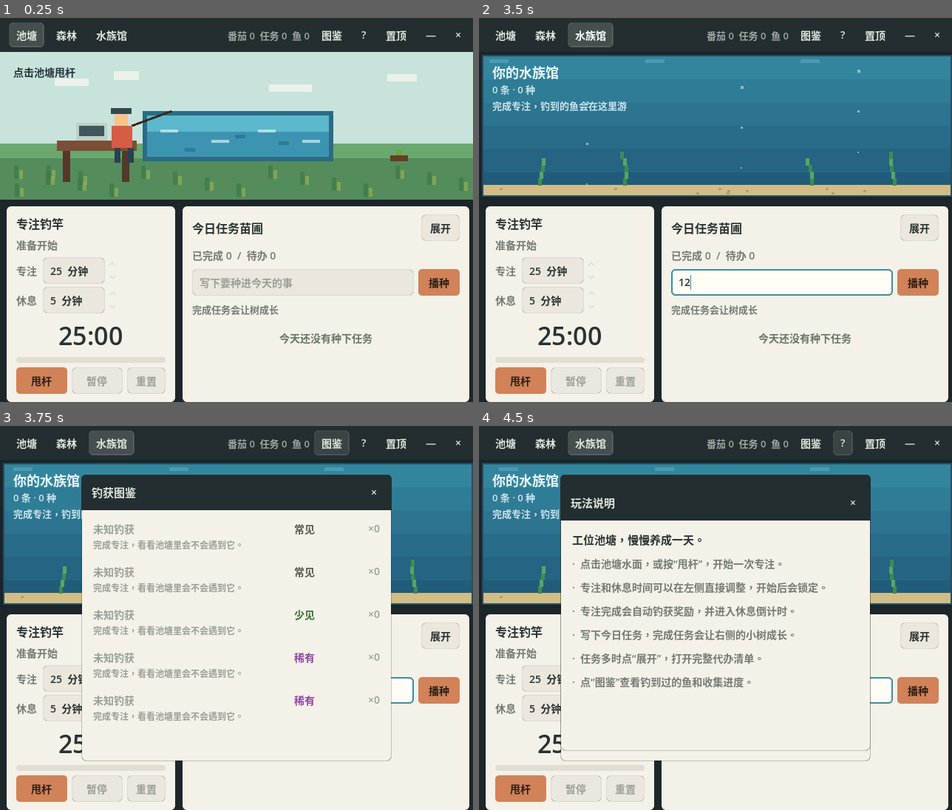
Above: before the commit, frames 1-4 (two rows, left to right).
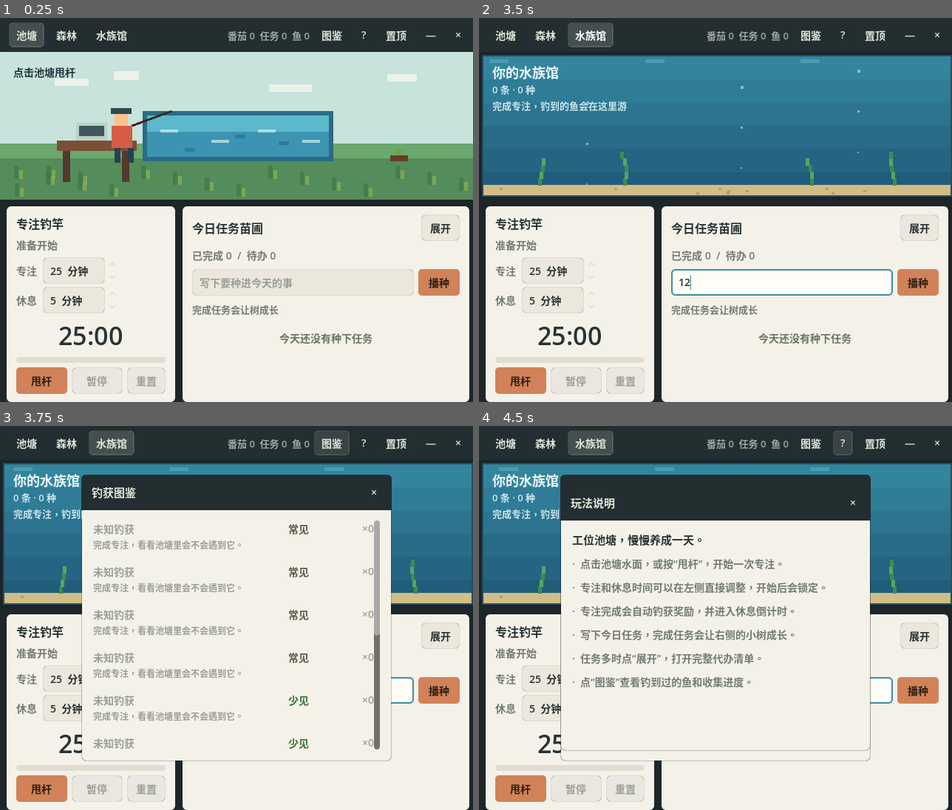
Above: after the commit, the same moments.

Repository: Mr-Salticidae/desk-pond
Game: Godot game, scene res://scenes/Main.tscn
Two runs of this game, one before a commit and one after it. Both use one fixed random seed, a clock stepped at 60 frames per second and the inputs below.
Inputs (mouse positions are in pixels of both pictures, inside the frame that each line leads up to):
- Up to frame 1 (0.25 s): no input
- Up to frame 2 (3.5 s): click (781, 282) at 0.52 s; type "12" at 0.6 s; click "池塘" at 1.25 s; click "森林" at 2 s; click "水族馆" at 2.75 s
- Up to frame 3 (3.75 s): click "图鉴" at 3.5 s
- Up to frame 4 (4.5 s): click "?" at 4.25 s

Frames 1-2 are identical in both runs. In frame 3, 1.5% of the frame differs, in the area x 19-81%, y 24-85%; in frame 4, nothing differs.

Commit message:
水族馆第二期-B：扩鱼种 + 里程碑鱼
新增 4 条普通鱼（咸鱼/通勤沙丁鱼/键盘泥鳅/周报河豚），重新平衡随机
权重；河豚为圆身带刺特殊造型，咸鱼用 X 眼致敬梗。

新增 2 条里程碑鱼（weight 0，不随机抽取，达标即作为奖励发放）：
- 年度锦鲤：累计专注 25 次解锁
- 摸鱼之神：累计钓获 60 次解锁

机制：专注完成时优先发放"首次达成且未获得"的里程碑鱼（取代随机，
做成达成时刻），否则按权重随机。新增只增不减的累计计数器
total_focus_sessions；新增"限定"稀有度，在钓获弹窗与图鉴正确显示；
里程碑鱼也在鱼缸里游动。旧档经 _merge_defaults / set_fish_count
自动补齐，无破坏性。

Co-Authored-By: Claude Opus 4.8 <noreply@anthropic.com>

Diff:
--- a/data/fish_data.json
+++ b/data/fish_data.json
@@ -4,21 +4,49 @@
     "name": "摸鱼鲫鱼",
     "rarity": "common",
     "description": "最常见的池塘居民，喜欢在日程缝隙里慢慢游。",
-    "weight": 50
+    "weight": 40
+  },
+  {
+    "id": "salted_fish",
+    "name": "咸鱼",
+    "rarity": "common",
+    "description": "翻不翻身看心情，但今天它愿意陪你浮一会儿。",
+    "weight": 28
   },
   {
     "id": "meeting_carp",
     "name": "会议鲤鱼",
     "rarity": "common",
     "description": "听过很多会议纪要，尾巴一甩就能翻出三条待办。",
-    "weight": 30
+    "weight": 26
+  },
+  {
+    "id": "commute_sardine",
+    "name": "通勤沙丁鱼",
+    "rarity": "common",
+    "description": "总是挤成一团，和早高峰一个表情。",
+    "weight": 22
+  },
+  {
+    "id": "keyboard_loach",
+    "name": "键盘泥鳅",
+    "rarity": "uncommon",
+    "description": "在键缝里钻得飞快，敲完最后一行就溜走。",
+    "weight": 14
   },
   {
     "id": "deadline_goldfish",
     "name": "截稿金鱼",
     "rarity": "uncommon",
     "description": "只在你真的坐下来推进事情时出现，鳞片像提醒事项一样闪。",
-    "weight": 15
+    "weight": 12
+  },
+  {
+    "id": "weekly_pufferfish",
+    "name": "周报河豚",
+    "rarity": "uncommon",
+    "description": "一到周五就鼓成一团，写完才肯慢慢瘪下去。",
+    "weight": 8
   },
   {
     "id": "overtime_eel",
@@ -33,5 +61,21 @@
     "rarity": "rare",
     "description": "里面没有 KPI，只有一句来自未来自己的谢谢。",
     "weight": 1
+  },
+  {
+    "id": "annual_koi",
+    "name": "年度锦鲤",
+    "rarity": "milestone",
+    "description": "传说一年只浮现一次，见过的人那阵子都很顺。",
+    "weight": 0,
+    "unlock": { "type": "total_sessions", "value": 25 }
+  },
+  {
+    "id": "slacking_legend",
+    "name": "摸鱼之神",
+    "rarity": "milestone",
+    "description": "钓够六十次，它从池底慢慢浮上来，对你点了点头。",
+    "weight": 0,
+    "unlock": { "type": "total_catches", "value": 60 }
   }
 ]
--- a/scripts/aquarium_view.gd
+++ b/scripts/aquarium_view.gd
@@ -26,9 +26,15 @@
 # 每种鱼的体色（按 fish id）：[主色, 鳍/尾色]
 const FISH_COLORS := {
 	"slacking_crucian": [Color(0.55, 0.62, 0.42), Color(0.42, 0.50, 0.32)],
+	"salted_fish": [Color(0.78, 0.74, 0.70), Color(0.62, 0.58, 0.55)],
 	"meeting_carp": [Color(0.85, 0.55, 0.30), Color(0.70, 0.42, 0.22)],
+	"commute_sardine": [Color(0.62, 0.70, 0.78), Color(0.48, 0.56, 0.66)],
+	"keyboard_loach": [Color(0.50, 0.42, 0.30), Color(0.38, 0.32, 0.22)],
 	"deadline_goldfish": [Color(0.97, 0.66, 0.22), Color(0.88, 0.46, 0.16)],
+	"weekly_pufferfish": [Color(0.86, 0.78, 0.45), Color(0.70, 0.62, 0.34)],
 	"overtime_eel": [Color(0.34, 0.30, 0.42), Color(0.24, 0.22, 0.30)],
+	"annual_koi": [Color(0.97, 0.55, 0.30), Color(0.95, 0.95, 0.95)],
+	"slacking_legend": [Color(0.95, 0.80, 0.30), Color(0.80, 0.62, 0.18)],
 }
 
 var title_label: Label
@@ -216,6 +222,9 @@
 	if fish_id == "overtime_eel":
 		_draw_eel(c, s, facing, ph)
 		return
+	if fish_id == "weekly_pufferfish":
+		_draw_puffer(c, s, facing)
+		return
 	var cols: Array = FISH_COLORS.get(fish_id, [Color(0.6, 0.6, 0.6), Color(0.45, 0.45, 0.45)])
 	var body: Color = cols[0]
 	var fin: Color = cols[1]
@@ -227,9 +236,32 @@
 	# 尾巴：在身体后方（与朝向相反）
 	var tail_x := c.x - facing * (bw * 0.5)
 	_px(tail_x - (3.0 * s if facing > 0.0 else 0.0), c.y - bh * 0.5, 3.0 * s, bh, fin)
-	# 眼睛：靠近前方
+	# 眼睛：靠近前方；咸鱼用一对小叉，致敬"咸鱼"梗
 	var eye := maxf(1.5 * s, 1.0)
-	_px(c.x + facing * (bw * 0.30), c.y - 1.0 * s, eye, eye, Color(0.08, 0.10, 0.12))
+	var ex := c.x + facing * (bw * 0.30)
+	if fish_id == "salted_fish":
+		_px(ex - eye * 0.5, c.y - 1.5 * s, eye * 1.6, maxf(s, 1.0), Color(0.20, 0.22, 0.24))
+		_px(ex, c.y - 2.0 * s, maxf(s, 1.0), eye * 1.6, Color(0.20, 0.22, 0.24))
+	else:
+		_px(ex, c.y - 1.0 * s, eye, eye, Color(0.08, 0.10, 0.12))
+
+func _draw_puffer(c: Vector2, s: float, facing: float) -> void:
+	var cols: Array = FISH_COLORS["weekly_pufferfish"]
+	var body: Color = cols[0]
+	var fin: Color = cols[1]
+	var d := 12.0 * s   # 近乎圆球
+	_px(c.x - d * 0.5, c.y - d * 0.5, d, d, body)
+	# 四向小刺
+	_px(c.x - d * 0.5 - 2.0 * s, c.y - 1.0 * s, 2.0 * s, 2.0 * s, fin)
+	_px(c.x + d * 0.5, c.y - 1.0 * s, 2.0 * s, 2.0 * s, fin)
+	_px(c.x - 1.0 * s, c.y - d * 0.5 - 2.0 * s, 2.0 * s, 2.0 * s, fin)
+	_px(c.x - 1.0 * s, c.y + d * 0.5, 2.0 * s, 2.0 * s, fin)
+	# 小尾
+	var tail_x := c.x - facing * (d * 0.5)
+	_px(tail_x - (3.0 * s if facing > 0.0 else 0.0), c.y - 2.0 * s, 3.0 * s, 4.0 * s, fin)
+	# 眼睛
+	var eye := maxf(1.5 * s, 1.0)
+	_px(c.x + facing * (d * 0.22), c.y - 2.0 * s, eye, eye, Color(0.08, 0.10, 0.12))
 
 func _draw_eel(c: Vector2, s: float, facing: float, ph: float) -> void:
 	var cols: Array = FISH_COLORS["overtime_eel"]
--- a/scripts/fishing_manager.gd
+++ b/scripts/fishing_manager.gd
@@ -26,6 +26,35 @@
 		if fish_id != "" and not fish_count.has(fish_id):
 			fish_count[fish_id] = 0
 
+# 一次专注完成的奖励：先看有没有刚达成、尚未获得的里程碑鱼，有则直接奖励它
+# （取代随机，做成"达成时刻"）；否则按权重随机钓一条。
+func roll_reward(stats: Dictionary) -> Dictionary:
+	for fish in fish_data:
+		var unlock = fish.get("unlock", null)
+		if typeof(unlock) != TYPE_DICTIONARY:
+			continue
+		var fish_id := String(fish.get("id", ""))
+		if fish_id == "" or int(fish_count.get(fish_id, 0)) > 0:
+			continue  # 已获得，不重复奖励
+		if _milestone_met(unlock, stats):
+			add_fish(fish_id)
+			return fish
+	return roll_fish()
+
+func _milestone_met(unlock: Dictionary, stats: Dictionary) -> bool:
+	match String(unlock.get("type", "")):
+		"total_sessions":
+			return int(stats.get("total_sessions", 0)) >= int(unlock.get("value", 0))
+		"total_catches":
+			return _total_catches() >= int(unlock.get("value", 0))
+	return false
+
+func _total_catches() -> int:
+	var total := 0
+	for value in fish_count.values():
+		total += int(value)
+	return total
+
 func roll_fish() -> Dictionary:
 	if fish_data.is_empty():
 		return {}
--- a/scripts/main.gd
+++ b/scripts/main.gd
@@ -204,7 +204,10 @@
 
 func _on_focus_completed() -> void:
 	save_data["pomodoro_completed"] = int(save_data.get("pomodoro_completed", 0)) + 1
-	var fish := fishing_manager.roll_fish()
+	save_data["total_focus_sessions"] = int(save_data.get("total_focus_sessions", 0)) + 1
+	var fish := fishing_manager.roll_reward({
+		"total_sessions": int(save_data["total_focus_sessions"])
+	})
 	save_data["fish_count"] = fishing_manager.get_fish_count()
 	pixel_world.play_focus_feedback()
 	reward_popup.show_reward(fish)
@@ -416,6 +419,8 @@
 			return "少见"
 		"rare":
 			return "稀有"
+		"milestone":
+			return "限定"
 		_:
 			return "常见"
 
@@ -425,6 +430,8 @@
 			return Color(0.22, 0.45, 0.21)
 		"rare":
 			return Color(0.55, 0.27, 0.63)
+		"milestone":
+			return Color(0.85, 0.62, 0.15)
 		_:
 			return Color(0.35, 0.36, 0.30)
 
--- a/scripts/reward_popup.gd
+++ b/scripts/reward_popup.gd
@@ -72,6 +72,8 @@
 			return "少见钓获"
 		"rare":
 			return "稀有钓获"
+		"milestone":
+			return "限定钓获"
 		_:
 			return "常见钓获"
 
@@ -81,5 +83,7 @@
 			return Color(0.31, 0.52, 0.33)
 		"rare":
 			return Color(0.55, 0.36, 0.62)
+		"milestone":
+			return Color(0.85, 0.62, 0.15)
 		_:
 			return UITheme.INK_SOFT
--- a/scripts/save_manager.gd
+++ b/scripts/save_manager.gd
@@ -22,16 +22,23 @@
 	return {
 		"date": _today(),
 		"pomodoro_completed": 0,
+		"total_focus_sessions": 0,
 		"tasks_completed": 0,
 		"tree_growth_points": 0,
 		"tree_stage": 0,
 		"tasks": [],
 		"fish_count": {
 			"slacking_crucian": 0,
+			"salted_fish": 0,
 			"meeting_carp": 0,
+			"commute_sardine": 0,
+			"keyboard_loach": 0,
 			"deadline_goldfish": 0,
+			"weekly_pufferfish": 0,
 			"overtime_eel": 0,
-			"drift_bottle": 0
+			"drift_bottle": 0,
+			"annual_koi": 0,
+			"slacking_legend": 0
 		},
 		"settings": {
 			"always_on_top": false,
